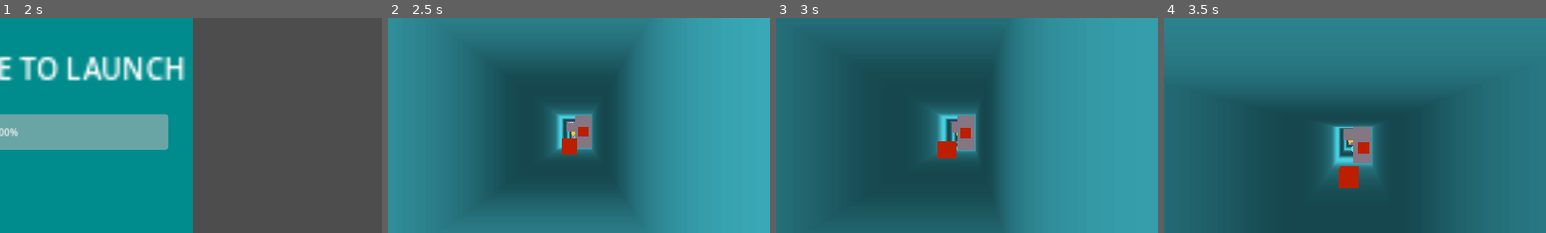
Above: before the commit, frames 1-4 (left to right).
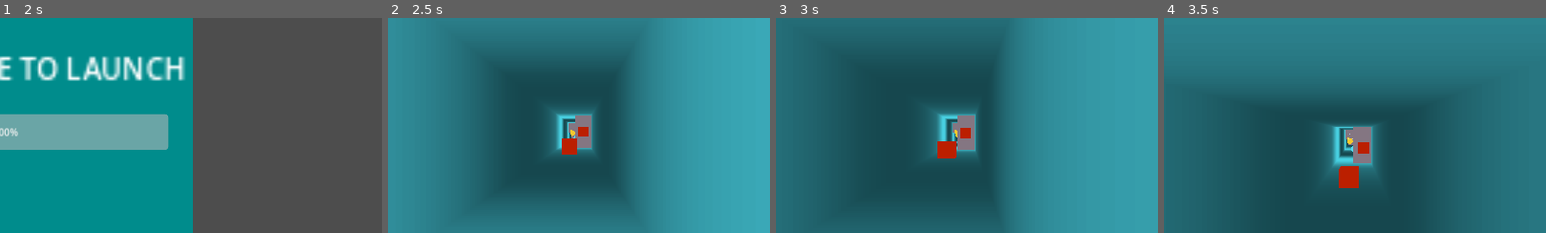
Above: after the commit, the same moments.

Repository: ktosox/GWJ77-Metamorphosis
Game: Godot game, scene res://level/level_builder.tscn
Same seed, same stepped clock (60 frames per second), same inputs: the game is played once before the commit and once after it. This scene is started directly instead of the project's main scene.
Inputs (mouse positions are % of the whole screen's width and height, from its top left):
- Up to frame 1 (2 s): tap Enter (ui_accept) at 0.5, 0.77, 1.52 s; move the mouse to (72, 45) at 0.52 s; hold D (Move_Right) 0.53-1.28 s; hold Right mouse button (RMB) 0.53-1.28 s; click (72, 45) at 0.67 s; move the mouse to (30, 55) at 1.27 s; hold S (Move_Down) from 1.28 s (still down); right-click (30, 55) at 1.35 s
- Up to frame 2 (2.5 s): tap Space at 2 s; move the mouse to (60, 28) at 2.02 s; release S (Move_Down) at 2.03 s; hold D (Move_Right) from 2.03 s (still down); hold Right mouse button (RMB) from 2.03 s (still down)
- Up to frame 3 (3 s): move the mouse to (45, 70) at 2.77 s; release D (Move_Right) at 2.78 s; release Right mouse button (RMB) at 2.78 s; hold W (Move_Up) from 2.78 s (still down); right-click (45, 70) at 2.85 s; click (45, 70) at 2.92 s
- Up to frame 4 (3.5 s): keep holding W (Move_Up); tap Enter (ui_accept) at 3.02 s
The pictures show only the part of the screen within x 25-75%, y 23-73%; the shares and areas given below are measured in that part.

Frame 1 is identical in both runs. In frame 2, less than 0.1% of the frame differs, in the area x 46-49%, y 48-56%; in frame 3, less than 0.1%; in frame 4, less than 0.1%, in the area x 47-50%, y 51-59%.

Commit message:
made 2 features - a poster and some bubbles

Diff:
--- /dev/null
+++ b/Game/level/features/bubble_generator.tscn
@@ -0,0 +1,25 @@
+[gd_scene load_steps=3 format=3 uid="uid://bibr0jwrfulir"]
+
+[sub_resource type="StandardMaterial3D" id="StandardMaterial3D_m7mbj"]
+transparency = 1
+vertex_color_use_as_albedo = true
+albedo_color = Color(0.764706, 1, 1, 0.839216)
+
+[sub_resource type="SphereMesh" id="SphereMesh_arunj"]
+material = SubResource("StandardMaterial3D_m7mbj")
+radius = 0.05
+height = 0.1
+radial_segments = 8
+rings = 8
+
+[node name="BubbleGenerator" type="CPUParticles3D"]
+amount = 16
+lifetime = 3.0
+explosiveness = 0.75
+lifetime_randomness = 0.8
+mesh = SubResource("SphereMesh_arunj")
+gravity = Vector3(0, 6, 0)
+initial_velocity_min = 3.0
+initial_velocity_max = 6.0
+damping_min = 2.0
+damping_max = 4.0
--- /dev/null
+++ b/Game/level/features/virtual_poster.gd
@@ -0,0 +1,14 @@
+extends MeshInstance3D
+
+var text_range = ["大\n\n水\n\n和","水\n\n生\n\n今","人\n\n市\n\n新"]
+
+# Called when the node enters the scene tree for the first time.
+func _ready() -> void:
+	$Label.text = text_range[randi()%text_range.size()]
+
+	pass # Replace with function body.
+
+
+# Called every frame. 'delta' is the elapsed time since the previous frame.
+func _process(delta: float) -> void:
+	pass
--- a/Game/level/features/virtual_poster.tscn
+++ b/Game/level/features/virtual_poster.tscn
@@ -1,60 +1,39 @@
-[gd_scene load_steps=6 format=3 uid="uid://c1838uqk0isy3"]
+[gd_scene load_steps=7 format=3 uid="uid://c1838uqk0isy3"]
 
 [ext_resource type="Material" uid="uid://hhliwspm43bx" path="res://experimental/grid_material.tres" id="1_qrf8s"]
+[ext_resource type="Script" path="res://level/features/virtual_poster.gd" id="2_gwerj"]
+[ext_resource type="FontFile" uid="uid://bhq6o13p7h1yi" path="res://resources/fonts/simply_mono_2/SimplyMono-Bold.ttf" id="3_0v4tw"]
 
 [sub_resource type="QuadMesh" id="QuadMesh_0bj2b"]
 size = Vector2(2, 4)
 
-[sub_resource type="Animation" id="Animation_b7y2s"]
-resource_name = "new_animation"
-length = 3.0
-loop_mode = 1
-tracks/0/type = "value"
-tracks/0/imported = false
-tracks/0/enabled = true
-tracks/0/path = NodePath("Label3D3:offset")
-tracks/0/interp = 1
-tracks/0/loop_wrap = true
-tracks/0/keys = {
-"times": PackedFloat32Array(1, 2.5),
-"transitions": PackedFloat32Array(-2, -2),
-"update": 0,
-"values": [Vector2(0, 320), Vector2(0, -320)]
-}
+[sub_resource type="StandardMaterial3D" id="StandardMaterial3D_gnwli"]
+albedo_color = Color(0.808036, 0.699086, 1, 1)
+metallic = 1.0
 
-[sub_resource type="Animation" id="Animation_xjc5n"]
-length = 0.001
-tracks/0/type = "value"
-tracks/0/imported = false
-tracks/0/enabled = true
-tracks/0/path = NodePath("Label3D3:offset")
-tracks/0/interp = 1
-tracks/0/loop_wrap = true
-tracks/0/keys = {
-"times": PackedFloat32Array(0),
-"transitions": PackedFloat32Array(1),
-"update": 0,
-"values": [Vector2(0, 0)]
-}
-
-[sub_resource type="AnimationLibrary" id="AnimationLibrary_ml2bs"]
-_data = {
-"RESET": SubResource("Animation_xjc5n"),
-"new_animation": SubResource("Animation_b7y2s")
-}
+[sub_resource type="PrismMesh" id="PrismMesh_hviuo"]
+material = SubResource("StandardMaterial3D_gnwli")
+left_to_right = 0.0
+size = Vector3(0.2, 0.3, 2)
 
 [node name="VirtualPoster" type="MeshInstance3D"]
 mesh = SubResource("QuadMesh_0bj2b")
 surface_material_override/0 = ExtResource("1_qrf8s")
+script = ExtResource("2_gwerj")
 
-[node name="Label3D3" type="Label3D" parent="."]
-transform = Transform3D(1, 0, 0, 0, 1, 0, 0, 0, 1, 0, 0, 0.092)
+[node name="Label" type="Label3D" parent="."]
+visibility_range_begin = 0.5
+visibility_range_end = 24.0
 double_sided = false
-text = "no rush"
-font_size = 82
+text = "九
 
-[node name="AnimationPlayer" type="AnimationPlayer" parent="."]
-libraries = {
-"": SubResource("AnimationLibrary_ml2bs")
-}
-autoplay = "new_animation"
+実
+
+万"
+font = ExtResource("3_0v4tw")
+font_size = 120
+outline_size = 20
+
+[node name="MeshInstance3D" type="MeshInstance3D" parent="."]
+transform = Transform3D(-0.0119553, 0, -0.999929, 0, 1, 0, 0.999929, 0, -0.0119553, 0, 2.10529, 0)
+mesh = SubResource("PrismMesh_hviuo")
--- a/Game/level/level_builder.tscn
+++ b/Game/level/level_builder.tscn
@@ -6,6 +6,7 @@
 [node name="LevelBuilder" type="Node3D"]
 script = ExtResource("1_qv3op")
 world = 2
+segment_count = 6
 
 [node name="PlayerSpawnPoint" type="Marker3D" parent="."]
 transform = Transform3D(1, 0, 0, 0, 1, 0, 0, 0, 1, 0, -1, 0)
--- a/Game/level/segments/segment_base.tscn
+++ b/Game/level/segments/segment_base.tscn
@@ -2,7 +2,7 @@
 
 [ext_resource type="ArrayMesh" uid="uid://dbe0eus01m6di" path="res://experimental/normal_segment_mesh.tres" id="1_wwuiy"]
 [ext_resource type="Material" uid="uid://bvk5s1dxyg8go" path="res://level/segments/world1/vapor1_material.tres" id="2_3r16o"]
-[ext_resource type="PackedScene" uid="uid://c1838uqk0isy3" path="res://level/features/virtual_poster.tscn" id="3_adput"]
+[ext_resource type="PackedScene" uid="uid://bibr0jwrfulir" path="res://level/features/bubble_generator.tscn" id="3_nqlj7"]
 
 [sub_resource type="BoxShape3D" id="BoxShape3D_pfy5q"]
 size = Vector3(4, 17, 1)
@@ -54,5 +54,5 @@
 [node name="CollisionShape3D2" type="CollisionShape3D" parent="Wall2"]
 shape = SubResource("BoxShape3D_pfy5q")
 
-[node name="WallCoverSmall" parent="." instance=ExtResource("3_adput")]
-transform = Transform3D(1, 0, 0, 0, 1, 0, 0, 0, 1, -0.597889, -4.27557, -1.67296)
+[node name="BubbleGenerator" parent="." instance=ExtResource("3_nqlj7")]
+transform = Transform3D(1, 0, 0, 0, 1, 0, 0, 0, 1, -1.83101, -8.01208, -1.02755)
